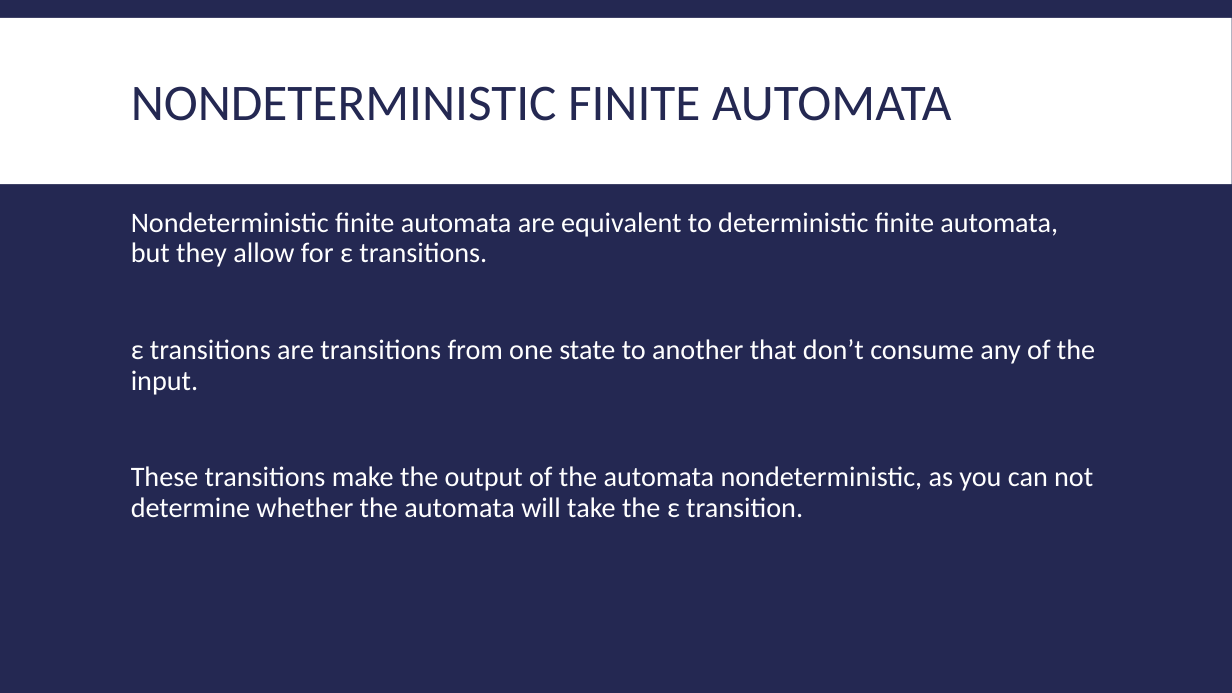
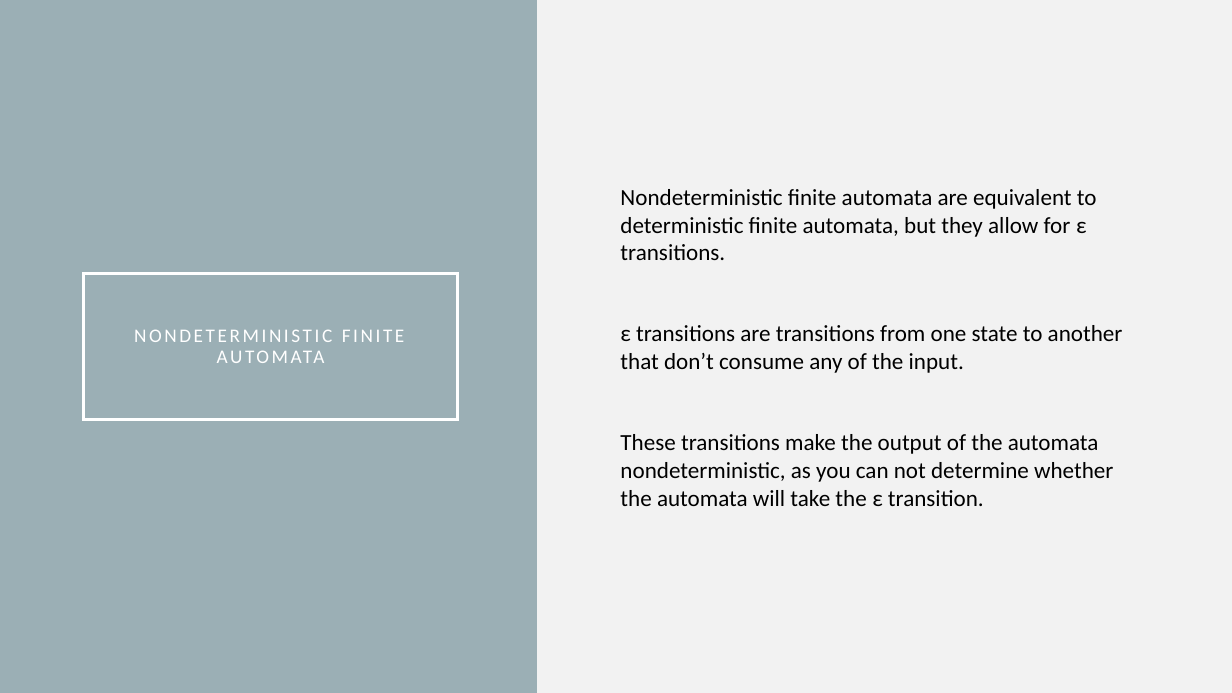
Before and after one commit to Jacobsma/CS477-Project, a slide deck: slide 5 of implementation.pptx. Drawn at 1232x693 pixels with LibreOffice and Linux fonts; fonts in the diff are those of the drawing. Boxes give left, top, right and bottom in pixels: in the first picture for what was removed or moved away, otherwise in the second. Text is boxed around its words. In the diff, an @@ line names an element or a change of style, - is before the commit and + after.

```diff
--- a/implementation.pptx
+++ b/implementation.pptx
@@ background #242852 to #9BAFB5 @@
@@ rectangle removed at bbox=[0, 18, 1232, 184] @@
@@ rectangle added at bbox=[537, 0, 1232, 693], fill #F2F2F2 @@
@@ text "Nondeterministic finite automata are equivalent ...": place and size @@
-text "Nondeterministic finite automata are equivalent ..." at bbox=[131, 212, 1095, 517]
+text "Nondeterministic finite automata are equivalent ..." at bbox=[620, 189, 1123, 506]
@@ text "Nondeterministic finite automata are equivalent ..." at bbox=[620, 189, 1123, 506]: size 22 to 18 pt, text colour #FFFFFF to #000000; line spacing 0.9 to 1; less space between paragraphs; vertical alignment top to middle @@
@@ title "NONDETERMINISTIC FINITE AUTOMATA": place and size @@
-title "NONDETERMINISTIC FINITE AUTOMATA" at bbox=[131, 86, 951, 121]
+title "NONDETERMINISTIC FINITE AUTOMATA" at bbox=[84, 274, 458, 420]
@@ title "NONDETERMINISTIC FINITE AUTOMATA" at bbox=[84, 274, 458, 420]: size 40 to 15 pt, text colour #242852 to #FFFFFF, letter spacing 0 to 2 pt; alignment left to centre; line spacing 0.85 to 0.9; outline none to #FFFFFF 2.5 pt @@
```
Also in this commit, not shown: 20 other slides changed, 3 slides added, 3 slides removed, 1 other file.
